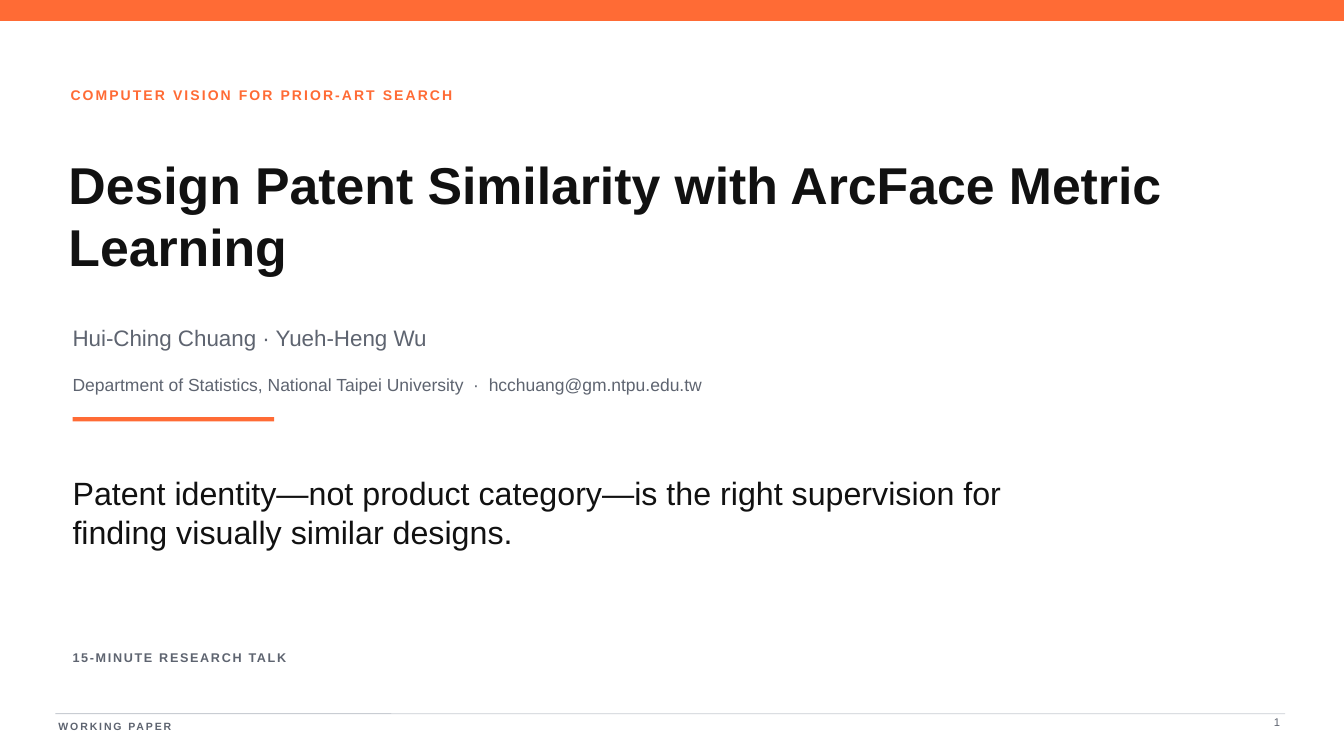
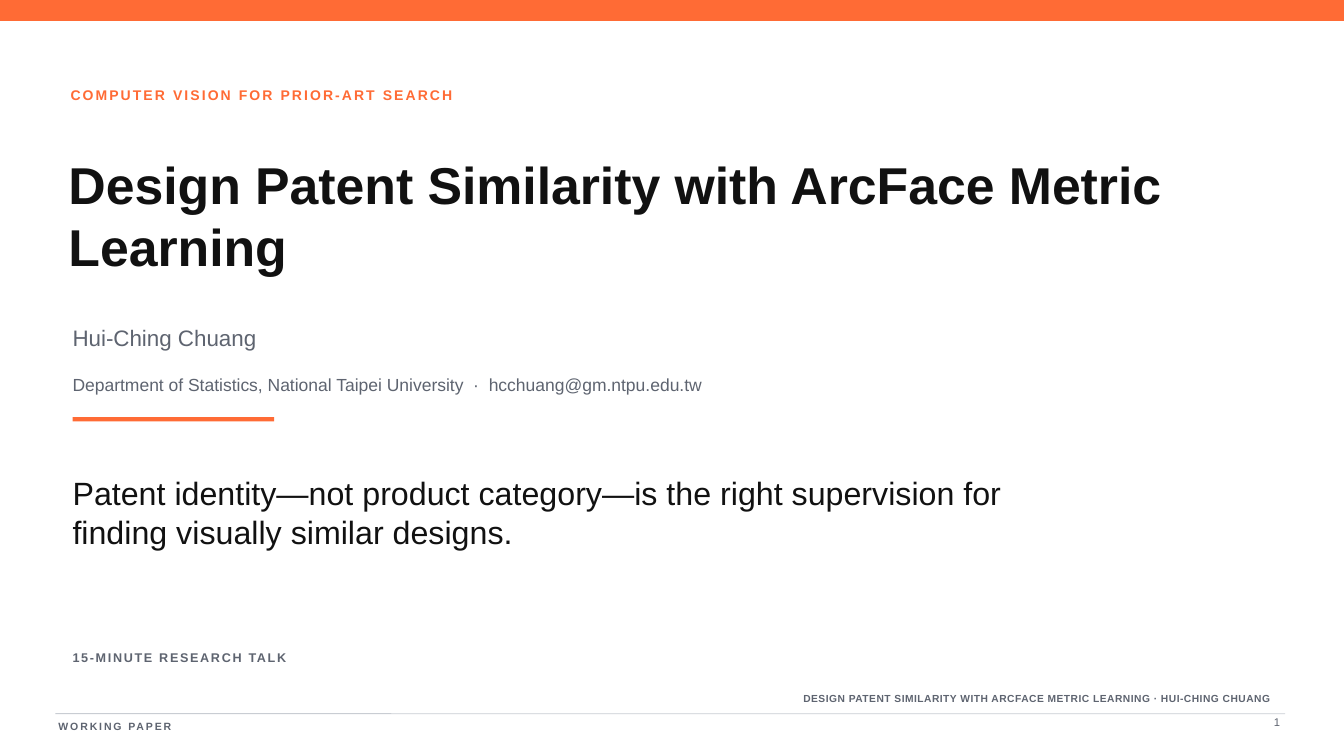
Before and after one commit to hcchuang/hcchuang.github.io, a slide deck: slide 1 of files/DesignPatent_15min_Slides.pptx. Drawn at 1344x756 pixels with LibreOffice and Linux fonts; fonts in the diff are those of the drawing. Boxes give left, top, right and bottom in pixels: in the first picture for what was removed or moved away, otherwise in the second. Text is boxed around its words. In the diff, an @@ line names an element or a change of style, - is before the commit and + after.

Commit message:
Standardize Design Patent byline and add Figure 3

```diff
--- a/files/DesignPatent_15min_Slides.pptx
+++ b/files/DesignPatent_15min_Slides.pptx
@@ text at box(73, 330, 256, 351): text changed @@
-Hui-Ching Chuang · Yueh-Heng Wu
+Hui-Ching Chuang
@@ text added at box(803, 695, 1270, 702), 7.3 pt, text #5E6470, bold @@
+DESIGN PATENT SIMILARITY WITH ARCFACE METRIC LEARNING · HUI-CHING CHUANG
```
Also in this commit, not shown: 8 other slides changed, 1 slide added, 1 other file.
